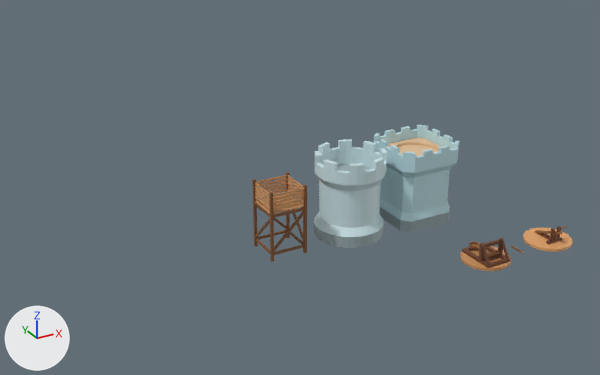
Before and after pictures for a commit that changed the Blender file resources/Blendfiles/Towers.blend.
Rendered twice from a 50 mm camera at (-7.71, -8.17, 4.81) aimed at (-3.04, 0.33, 0.56). Arrows for +X, +Y and +Z are at lower left; the lights stay in place.

Objects in the first picture: 'Ballista_1', 'Catapult_1', 'Tower_1_Wood', 'Tower_2_Stone', 'Tower_3_Stone'.
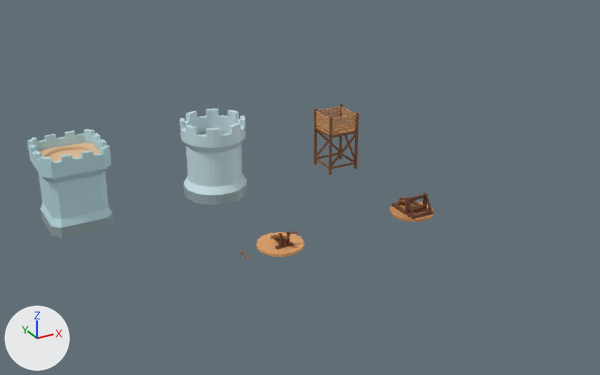
Where the change shows, as pixel boxes (x1, y1, x2, y2) in the pictures (600 x 375 px):
```json
{"object": "Tower_3_Stone", "change": "moved", "before": [374, 125, 459, 232], "after": [27, 129, 114, 238]}
{"object": "Tower_2_Stone", "change": "moved", "before": [314, 139, 387, 248], "after": [180, 109, 247, 205]}
{"object": "Tower_1_Wood", "change": "moved", "before": [252, 172, 307, 262], "after": [314, 104, 359, 175]}
{"object": "Catapult_1", "change": "moved", "before": [460, 238, 511, 271], "after": [390, 193, 434, 222]}
{"object": "Ballista_1", "change": "moved", "before": [523, 226, 573, 252], "after": [256, 231, 304, 257]}
{"object": "mobile_catapult-1", "change": "moved", "before": [469, 241, 500, 259], "after": [398, 197, 425, 211]}
{"object": "mobile_ballista-1", "change": "moved", "before": [544, 226, 568, 234], "after": [270, 231, 298, 239]}
{"object": "Ammo_Ballista_Arrow", "change": "moved", "before": [511, 246, 524, 254], "after": [240, 251, 248, 259]}
```

Scene script edits in JSON lines:
```json
{"op": "set", "path": "ob_tower_1_wood.location", "old": "(-3.5, 0.0, 0.0)", "new": "(-1.5, 2.0, 0.0)"}
{"op": "set", "path": "ob_tower_3_stone.location", "old": "(-1.5, 0.0, 0.0)", "new": "(-5.5, 2.0, 0.0)"}
{"op": "set", "path": "ob_tower_2_stone.location", "old": "(-2.5, 0.0, 0.0)", "new": "(-3.5, 2.0, 0.0)"}
{"op": "set", "path": "ob_catapult_1.location", "old": "(-1.5, -1.5, 0.0)", "new": "(-1.5, 0.0, 0.0)"}
{"op": "set", "path": "ob_ammo_ballista_arrow.location", "old": "(-1.0, -1.5, 0.0)", "new": "(-4.0, 0.0, 0.0)"}
{"op": "set", "path": "ob_ballista_1.location", "old": "(-0.5, -1.5, 0.0)", "new": "(-3.5, 0.0, 0.0)"}
```
